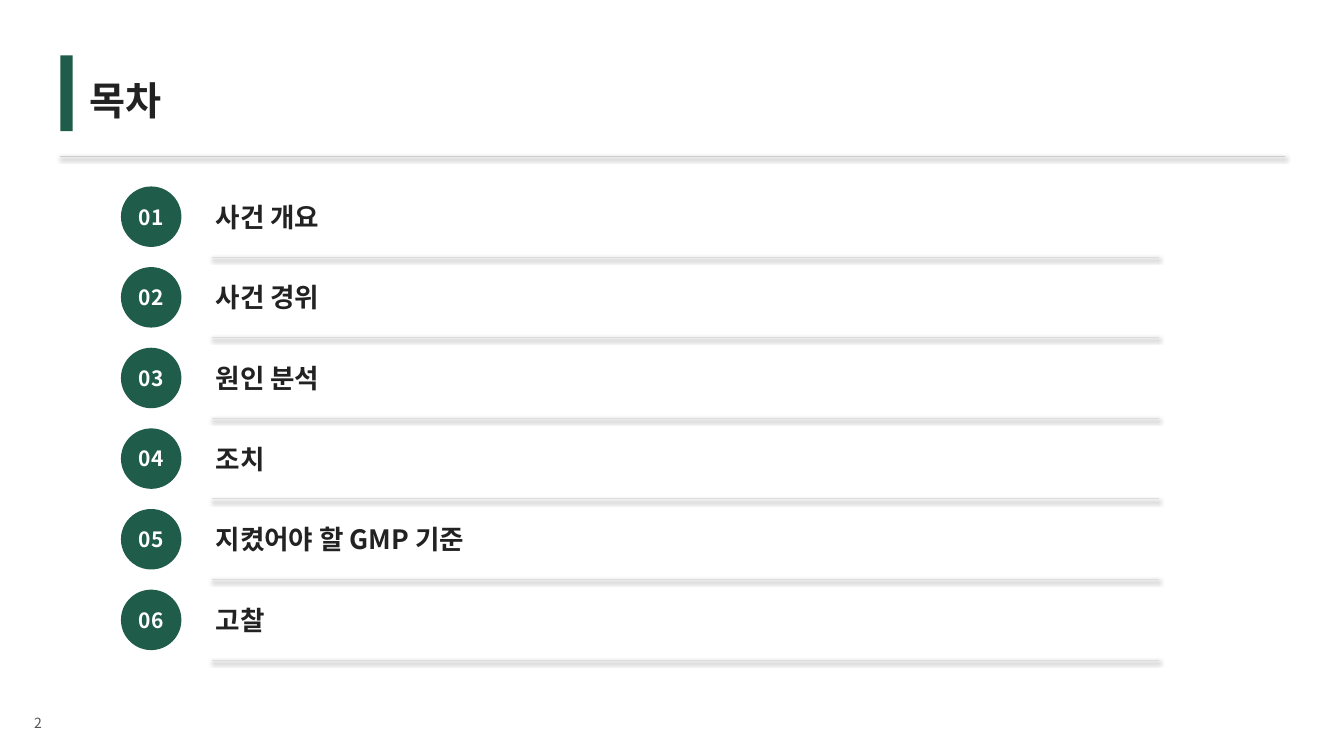
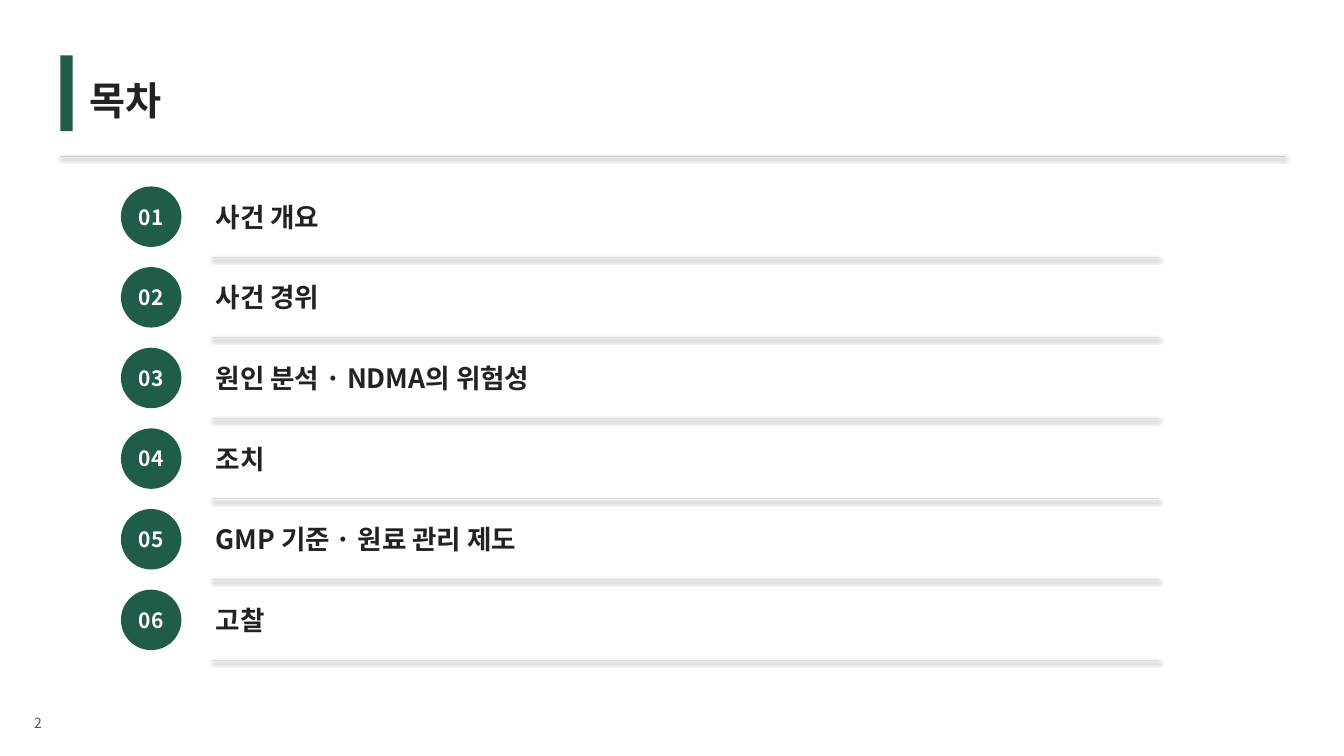
Before and after one commit to wlwl991123-prog/webtoon-app, a slide deck: slide 2 of GMP_발사르탄.pptx. Drawn at 1344x756 pixels with LibreOffice and Linux fonts; fonts in the diff are those of the drawing. Boxes give left, top, right and bottom in pixels: in the first picture for what was removed or moved away, otherwise in the second. Text is boxed around its words. In the diff, an @@ line names an element or a change of style, - is before the commit and + after.

```diff
--- a/GMP_발사르탄.pptx
+++ b/GMP_발사르탄.pptx
@@ text at bbox=[216, 365, 529, 391]: text changed @@
-원인 분석
+원인 분석 · NDMA의 위험성
@@ text at bbox=[216, 526, 516, 552]: text changed @@
-지켰어야 할 GMP 기준
+GMP 기준 · 원료 관리 제도
```
Also in this commit, not shown: 5 other slides changed, 1 other file.
